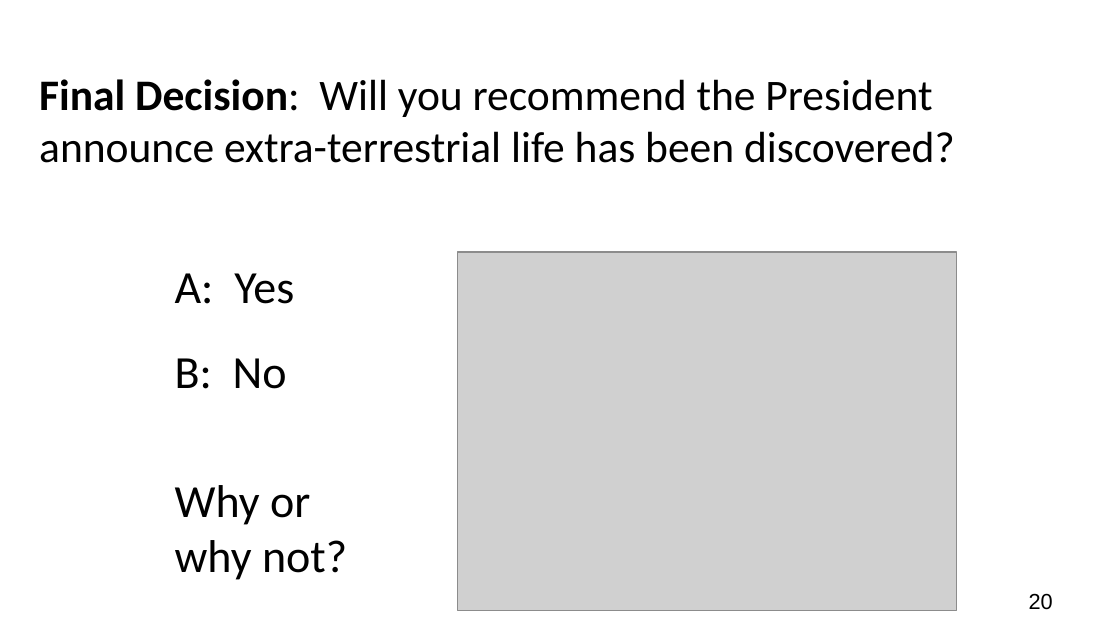
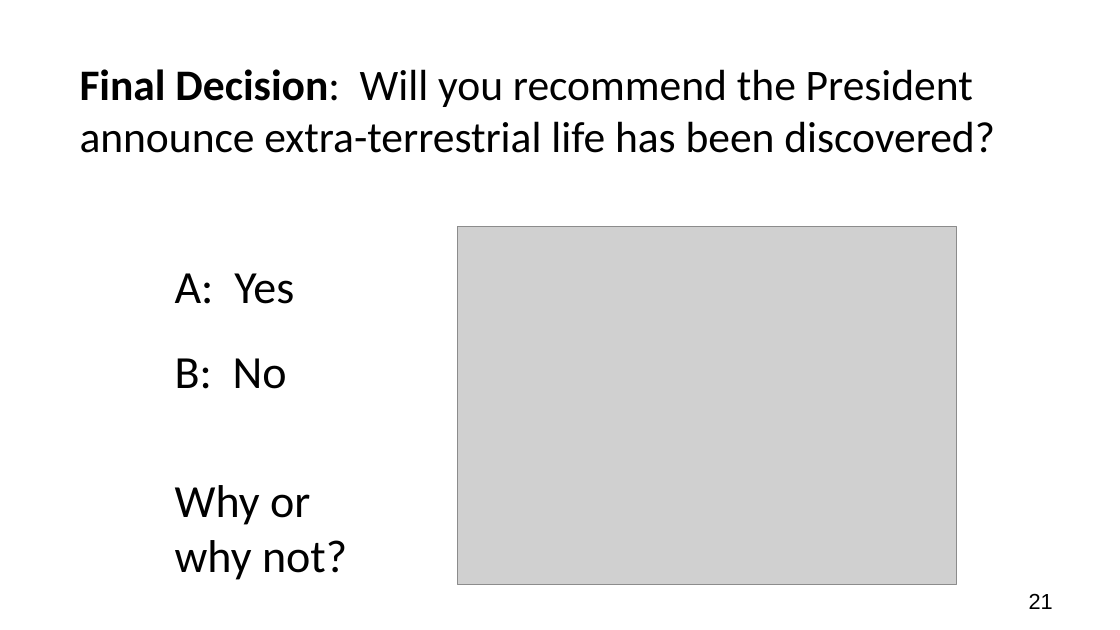
Before and after one commit to adanieljohnson/NTC2024, a slide deck: slide 21 of docs/downloads/Case-What_Is_Life_annotated.pptx (slide 20 before the commit). Drawn at 1120x630 pixels with LibreOffice and Linux fonts; fonts in the diff are those of the drawing; grey boxes stand for pictures. Boxes give left, top, right and bottom in pixels: in the first picture for what was removed or moved away, otherwise in the second. Text is boxed around its words. In the diff, an @@ line names an element or a change of style, - is before the commit and + after.

```diff
--- a/docs/downloads/Case-What_Is_Life_annotated.pptx
+++ b/docs/downloads/Case-What_Is_Life_annotated.pptx
@@ title "Final Decision: Will you recommend ...": place and size @@
-title "Final Decision: Will you recommend ..." at box(39, 79, 955, 163)
+title "Final Decision: Will you recommend ..." at box(80, 69, 995, 153)
@@ picture: place and size @@
-picture at box(457, 252, 956, 610)
+picture at box(457, 226, 956, 585)
@@ page number at box(1029, 593, 1053, 609): text changed @@
-20
+21
```
Also in this commit, not shown: 19 other slides changed, 1 slide added, 2 other files.
